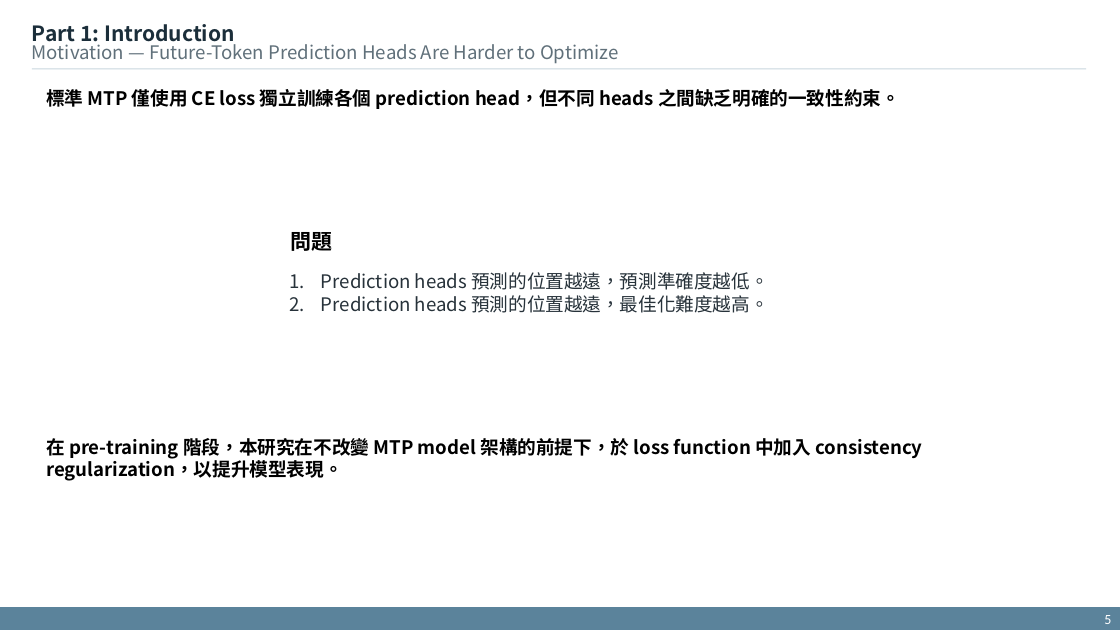
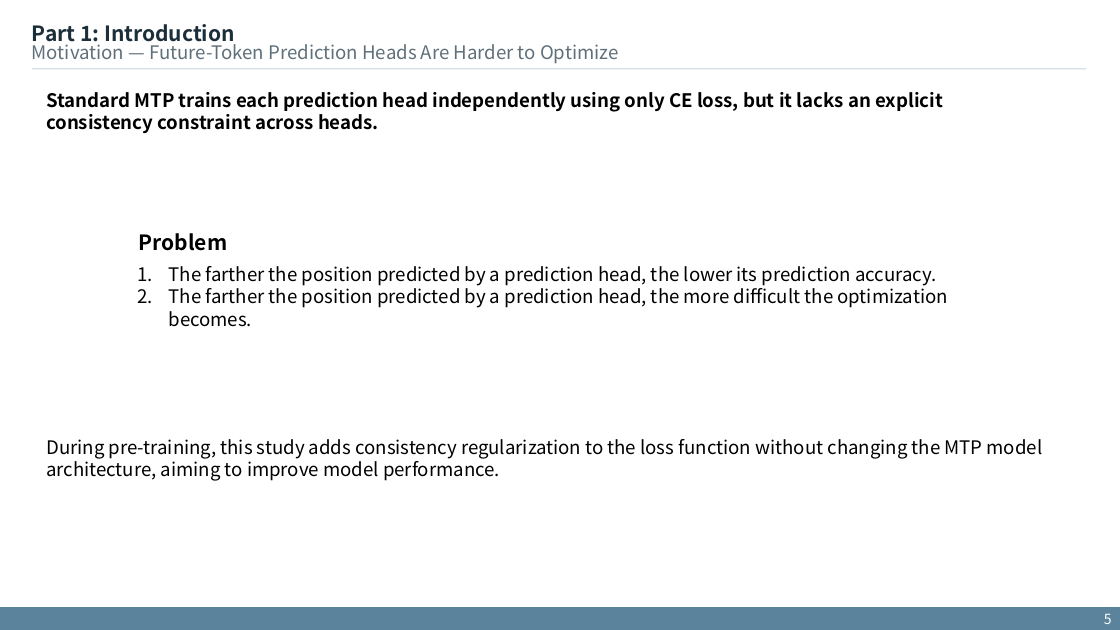
Before and after one commit to xdfg12456/llama-mtp, a slide deck: slide 5 of doc/mtp_with_consistency_method.pptx. Drawn at 1120x630 pixels with LibreOffice and Linux fonts; fonts in the diff are those of the drawing. Boxes give left, top, right and bottom in pixels: in the first picture for what was removed or moved away, otherwise in the second. Text is boxed around its words. In the diff, an @@ line names an element or a change of style, - is before the commit and + after.

```diff
--- a/doc/mtp_with_consistency_method.pptx
+++ b/doc/mtp_with_consistency_method.pptx
@@ text at <box>46,92,943,133</box>: text changed @@
-標準 MTP 僅使用 CE loss 獨立訓練各個 prediction head，但不同 heads 之間缺乏明確的一致性約束。
+Standard MTP trains each prediction head independently using only CE loss, but it lacks an explicit consistency constraint across heads.
@@ text at <box>139,233,228,251</box>: text changed @@
-問題
+Problem
@@ text at <box>169,266,947,327</box>: text changed; text colour #27323A to #000000 @@
-1. Prediction heads 預測的位置越遠，預測準確度越低。
-2. Prediction heads 預測的位置越遠，最佳化難度越高。
+1. The farther the position predicted by a prediction head, the lower its prediction accuracy.
+2. The farther the position predicted by a prediction head, the more difficult the optimization becomes.
@@ text at <box>46,439,1043,481</box>: text changed; bold off @@
-在 pre-training 階段，本研究在不改變 MTP model 架構的前提下，於 loss function 中加入 consistency regularization，以提升模型表現。
+During pre-training, this study adds consistency regularization to the loss function without changing the MTP model architecture, aiming to improve model performance.
@@ page number at <box>1104,614,1112,624</box>: font Calibri to Noto Sans CJK SC @@
```
Also in this commit, not shown: 18 other slides changed, 5 slides added, 1 slide removed, 1 other file.
